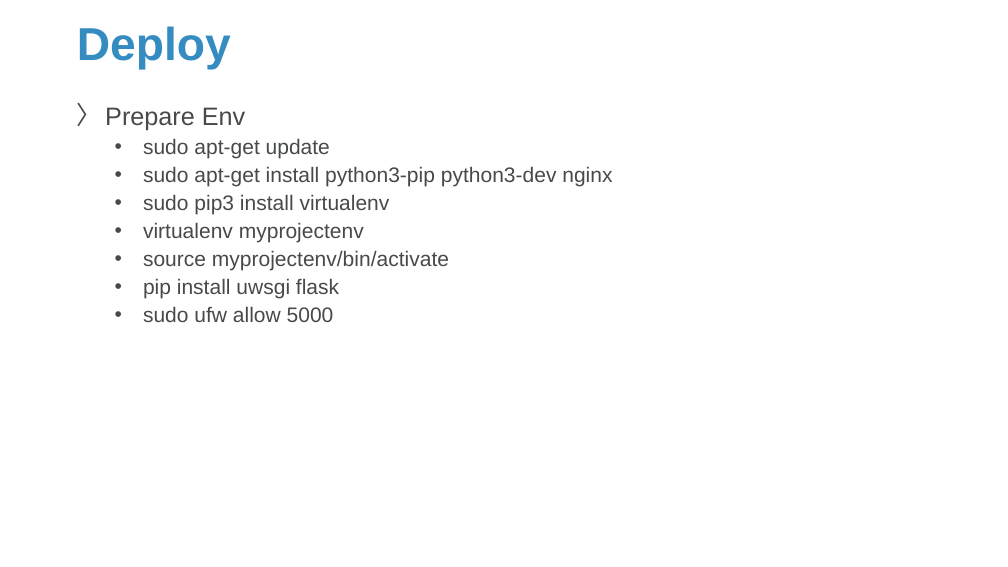
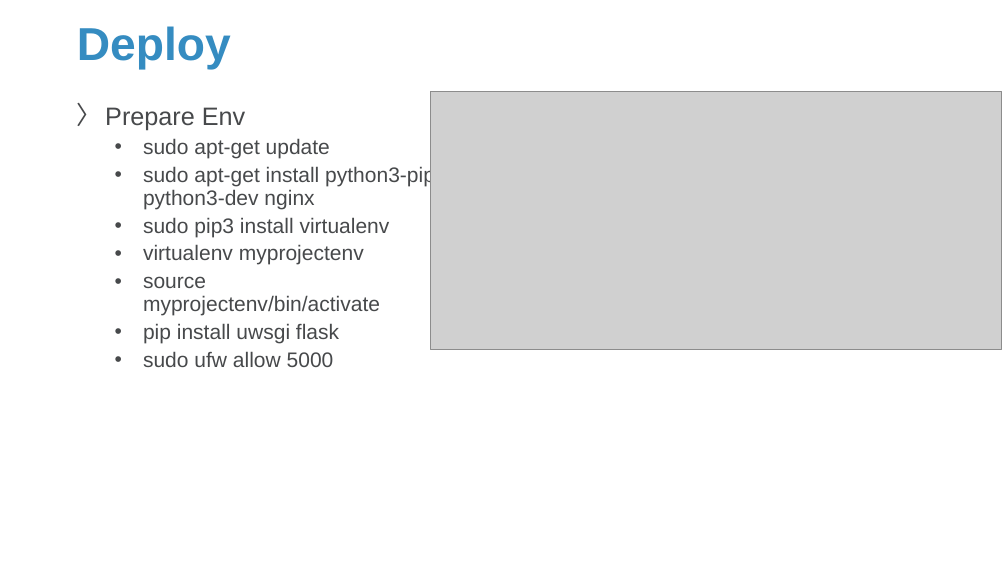
Before and after one commit to Sparks-Lu/TechNotes, a slide deck: slide 8 of Web/Flask-Notes.pptx. Drawn at 1008x567 pixels with LibreOffice and Linux fonts; fonts in the diff are those of the drawing; grey boxes stand for pictures; background and template pictures are left out. Boxes give left, top, right and bottom in pixels: in the first picture for what was removed or moved away, otherwise in the second. Text is boxed around its words. In the diff, an @@ line names an element or a change of style, - is before the commit and + after.

```diff
--- a/Web/Flask-Notes.pptx
+++ b/Web/Flask-Notes.pptx
@@ text "Prepare Env" rewrapped from (105, 107, 612, 322) to (105, 107, 435, 367) @@
@@ picture added at (430, 91, 1002, 349) @@
```
Also in this commit, not shown: 3 other slides changed, 3 slides added, 14 other files.
